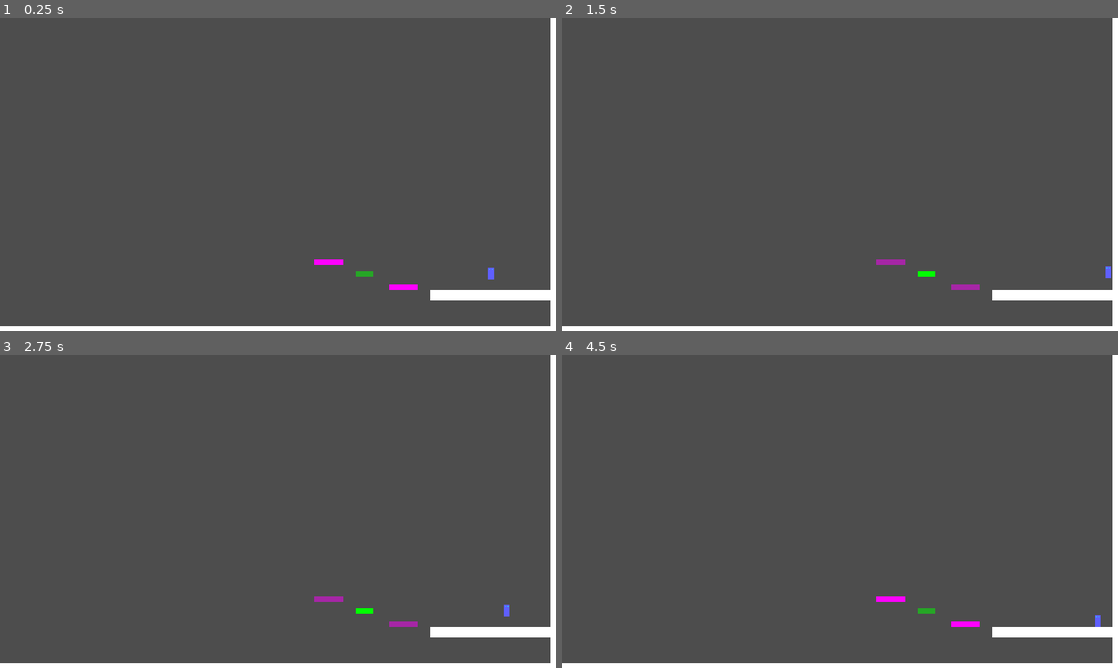
Above: before the commit, frames 1-4 (two rows, left to right).
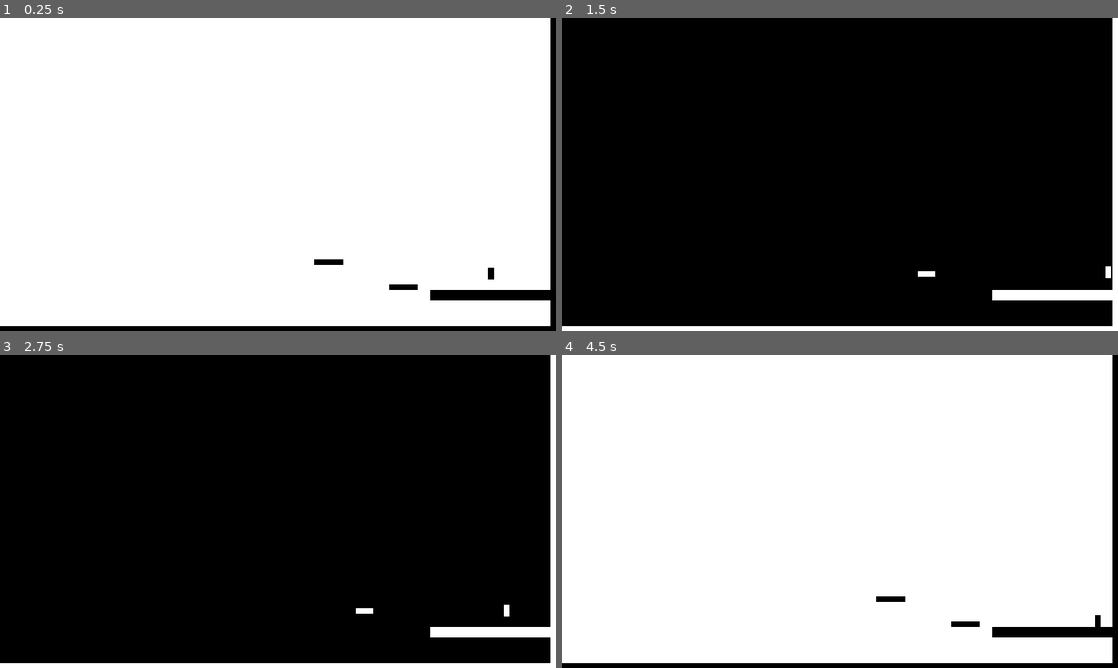
Above: after the commit, the same moments.

Repository: Nicolasalx/Game-Jam-End-Year
Game: Godot game, scene res://level_1.tscn
Two runs of this game, one before a commit and one after it. Both use one fixed random seed, a clock stepped at 60 frames per second and the inputs below. This scene is started directly instead of the project's main scene.
Inputs:
- Up to frame 1 (0.25 s): no input
- Up to frame 2 (1.5 s): tap Enter at 0.5 s; hold D (go_right) from 0.53 s (still down); tap , (toggle_box) at 0.6 s; tap Space (jump) at 0.77 s; tap Shift (crouch) at 1.35 s
- Up to frame 3 (2.75 s): tap Space (jump) at 1.52, 2 s; tap , (toggle_box) at 1.55, 2.1 s; release D (go_right) at 2.03 s; hold A (go_left) from 2.03 s (still down)
- Up to frame 4 (4.5 s): release A (go_left) at 2.78 s; hold D (go_right) 2.78-4.28 s; tap , (toggle_box) at 2.85, 3.8, 4.35 s; tap Space (jump) at 3.02, 3.77 s; hold Shift (crouch) 3.53-4.28 s; tap Enter at 4.25 s; hold A (go_left) from 4.28 s (still down)

The runs differ from the first frame. In frame 1, 100% of the frame differs, in the area x 0-100%, y 0-100%; in frame 2, 97%; in frame 3, 97%; in frame 4, 100%.

Commit message:
add: platform that change of color

Diff:
--- a/the-invisible-path/active_box_1.tscn
+++ b/the-invisible-path/active_box_1.tscn
@@ -15,4 +15,4 @@
 offset_top = -10.0
 offset_right = 10.0
 offset_bottom = 10.0
-color = Color(1, 0, 1, 1)
+color = Color(0, 0, 0, 1)
--- a/the-invisible-path/active_box_2.tscn
+++ b/the-invisible-path/active_box_2.tscn
@@ -15,4 +15,3 @@
 offset_top = -10.0
 offset_right = 10.0
 offset_bottom = 10.0
-color = Color(0, 1, 0, 1)
--- /dev/null
+++ b/the-invisible-path/box.gd
@@ -0,0 +1,21 @@
+extends StaticBody2D
+
+@onready var colorRect = $ColorRect
+
+var is_white = false
+
+func _ready():
+	pass
+
+func _process(delta):
+	if Input.is_action_just_pressed("toggle_box"):
+		if !is_white:
+			colorRect.color.r = 1
+			colorRect.color.g = 1
+			colorRect.color.b = 1
+			is_white = true
+		else:
+			colorRect.color.r = 0
+			colorRect.color.g = 0
+			colorRect.color.b = 0
+			is_white = false
--- a/the-invisible-path/box.tscn
+++ b/the-invisible-path/box.tscn
@@ -1,8 +1,11 @@
-[gd_scene load_steps=2 format=3 uid="uid://b1rtnvuetw0w6"]
+[gd_scene load_steps=3 format=3 uid="uid://b1rtnvuetw0w6"]
+
+[ext_resource type="Script" path="res://box.gd" id="1_veoib"]
 
 [sub_resource type="RectangleShape2D" id="RectangleShape2D_ieopp"]
 
 [node name="StaticBody2D" type="StaticBody2D"]
+script = ExtResource("1_veoib")
 
 [node name="CollisionShape2D" type="CollisionShape2D" parent="."]
 shape = SubResource("RectangleShape2D_ieopp")
@@ -12,3 +15,4 @@
 offset_top = -10.0
 offset_right = 10.0
 offset_bottom = 10.0
+color = Color(0, 0, 0, 1)
--- /dev/null
+++ b/the-invisible-path/level_1.gd
@@ -0,0 +1,21 @@
+extends Node2D
+
+@onready var colorRect = $ColorRect
+
+var is_white = true
+
+func _ready():
+	pass
+
+func _process(delta):
+	if Input.is_action_just_pressed("toggle_box"):
+		if is_white:
+			colorRect.modulate.r = 0
+			colorRect.modulate.g = 0
+			colorRect.modulate.b = 0
+			is_white = false
+		else:
+			colorRect.modulate.r = 1.0
+			colorRect.modulate.g = 1.0
+			colorRect.modulate.b = 1.0
+			is_white = true
--- a/the-invisible-path/level_1.tscn
+++ b/the-invisible-path/level_1.tscn
@@ -1,11 +1,17 @@
-[gd_scene load_steps=5 format=3 uid="uid://d2nfngks2dwg"]
+[gd_scene load_steps=6 format=3 uid="uid://d2nfngks2dwg"]
 
 [ext_resource type="PackedScene" uid="uid://b1rtnvuetw0w6" path="res://box.tscn" id="1_am7j8"]
+[ext_resource type="Script" path="res://level_1.gd" id="1_ut6uy"]
 [ext_resource type="PackedScene" uid="uid://ewfypk33jepk" path="res://player.tscn" id="2_hjboj"]
 [ext_resource type="PackedScene" uid="uid://cf2ue0wtwp6tt" path="res://active_box_2.tscn" id="3_crbsk"]
 [ext_resource type="PackedScene" uid="uid://f465ls1gqlwh" path="res://active_box_1.tscn" id="4_kycfx"]
 
 [node name="level_1" type="Node2D"]
+script = ExtResource("1_ut6uy")
+
+[node name="ColorRect" type="ColorRect" parent="."]
+offset_right = 1920.0
+offset_bottom = 1080.0
 
 [node name="StaticBody2D3" parent="." instance=ExtResource("1_am7j8")]
 position = Vector2(1920, 700)
--- a/the-invisible-path/player.gd
+++ b/the-invisible-path/player.gd
@@ -7,11 +7,26 @@
 var is_crouching = false
 var crounch_reset = false
 var player_pos_y = 0
+var is_white = false
+
+@onready var colorRect = $ColorRect
 
 func _ready():
 	player_pos_y = $ColorRect.position.y
 
 func _physics_process(delta):
+	if Input.is_action_just_pressed("toggle_box"):
+		if !is_white:
+			colorRect.color.r = 1
+			colorRect.color.g = 1
+			colorRect.color.b = 1
+			is_white = true
+		else:
+			colorRect.color.r = 0
+			colorRect.color.g = 0
+			colorRect.color.b = 0
+			is_white = false
+
 	if not is_on_floor():
 		velocity.y += gravity * delta
 
--- a/the-invisible-path/player.tscn
+++ b/the-invisible-path/player.tscn
@@ -17,20 +17,4 @@
 offset_top = -20.0
 offset_right = 10.0
 offset_bottom = 20.0
-color = Color(0.372549, 0.372549, 1, 1)
-
-[node name="ColorRect" type="ColorRect" parent="ColorRect"]
-layout_mode = 0
-offset_left = 4.0
-offset_top = 4.0
-offset_right = 7.0
-offset_bottom = 7.0
-color = Color(0, 1, 1, 1)
-
-[node name="ColorRect2" type="ColorRect" parent="ColorRect"]
-layout_mode = 0
-offset_left = 13.0
-offset_top = 4.0
-offset_right = 16.0
-offset_bottom = 7.0
-color = Color(0, 1, 1, 1)
+color = Color(0, 0, 0, 1)
--- a/the-invisible-path/project.godot
+++ b/the-invisible-path/project.godot
@@ -12,7 +12,7 @@
 
 config/name="the invisible path"
 run/main_scene="res://menu.tscn"
-config/features=PackedStringArray("4.3", "Forward Plus")
+config/features=PackedStringArray("4.2", "Forward Plus")
 config/icon="res://icon.svg"
 
 [display]
@@ -27,26 +27,26 @@
 
 go_left={
 "deadzone": 0.5,
-"events": [Object(InputEventKey,"resource_local_to_scene":fa …(172 unchanged characters)… eycode":65,"key_label":0,"unicode":113,"location":0,"echo":false,"script":null)
+"events": [Object(InputEventKey,"resource_local_to_scene":fa …(172 unchanged characters)… eycode":65,"key_label":0,"unicode":113,"echo":false,"script":null)
 ]
 }
 go_right={
 "deadzone": 0.5,
-"events": [Object(InputEventKey,"resource_local_to_scene":fa …(172 unchanged characters)… eycode":68,"key_label":0,"unicode":100,"location":0,"echo":false,"script":null)
+"events": [Object(InputEventKey,"resource_local_to_scene":fa …(172 unchanged characters)… eycode":68,"key_label":0,"unicode":100,"echo":false,"script":null)
 ]
 }
 jump={
 "deadzone": 0.5,
-"events": [Object(InputEventKey,"resource_local_to_scene":fa …(171 unchanged characters)… keycode":32,"key_label":0,"unicode":32,"location":0,"echo":false,"script":null)
+"events": [Object(InputEventKey,"resource_local_to_scene":fa …(171 unchanged characters)… keycode":32,"key_label":0,"unicode":32,"echo":false,"script":null)
 ]
 }
 crouch={
 "deadzone": 0.5,
-"events": [Object(InputEventKey,"resource_local_to_scene":fa …(175 unchanged characters)… ode":4194325,"key_label":0,"unicode":0,"location":0,"echo":false,"script":null)
+"events": [Object(InputEventKey,"resource_local_to_scene":fa …(175 unchanged characters)… ode":4194325,"key_label":0,"unicode":0,"echo":false,"script":null)
 ]
 }
 toggle_box={
 "deadzone": 0.5,
-"events": [Object(InputEventKey,"resource_local_to_scene":fa …(172 unchanged characters)… eycode":59,"key_label":0,"unicode":109,"location":0,"echo":false,"script":null)
+"events": [Object(InputEventKey,"resource_local_to_scene":fa …(172 unchanged characters)… eycode":59,"key_label":0,"unicode":109,"echo":false,"script":null)
 ]
 }
